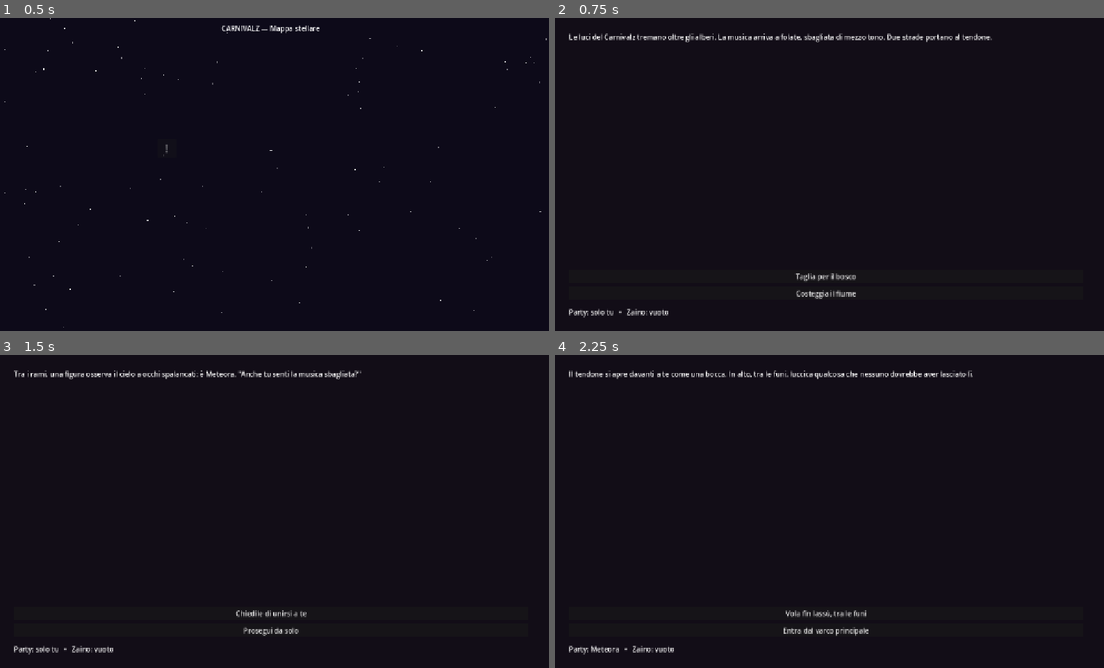
Above: before the commit, frames 1-4 (two rows, left to right).
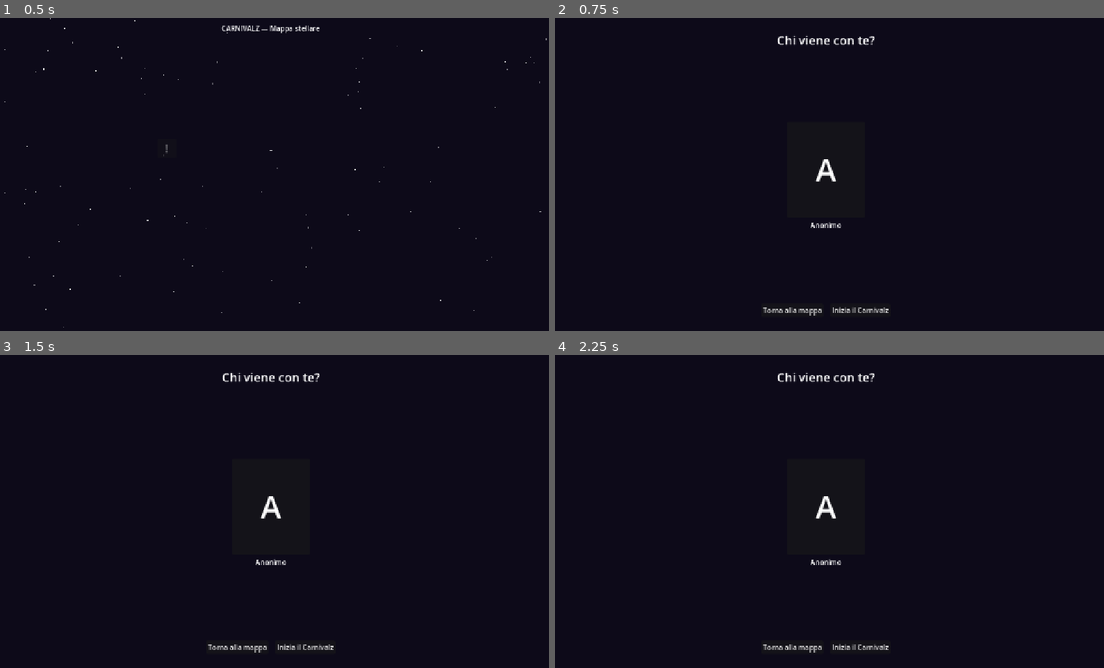
Above: after the commit, the same moments.

Repository: Rio-Chico-Devs/Carnivalz
Game: Godot game, scene res://scenes/Mappa.tscn
Same seed, same stepped clock (60 frames per second), same inputs: the game is played once before the commit and once after it.
Inputs (mouse positions are in pixels of both pictures, inside the frame that each line leads up to):
- Up to frame 1 (0.5 s): no input
- Up to frame 2 (0.75 s): click "!" at 0.5 s
- Up to frame 3 (1.5 s): click (269, 614) at 1.25 s, where only the run before the commit has a clickable "Taglia per il bosco"
- Up to frame 4 (2.25 s): click (824, 614) at 2 s, where only the run before the commit has a clickable "Chiedile di unirsi a te"

Frame 1 is identical in both runs. In frame 2, 2.0% of the frame differs, in the area x 2-80%, y 4-96%; in frame 3, 1.9%; in frame 4, 2.1%, in the area x 2-77%, y 4-96%.

Commit message:
Selezione party adattiva + palco dialoghi con ritratti
- Classe 'anonimo' come protagonista (dichiarata nei dati, non nel codice):
  sempre nel party, mai rimovibile
- scenes/Selezione.tscn: menu del party tra mappa ed eventi; mostra solo
  le classi sbloccate, si riadatta quando i personaggi entrano/escono dai
  disponibili, nessun indizio sul totale delle classi
- scenes/Ritratto.tscn: ritratto riusabile (immagine da art/personaggi/
  o placeholder con iniziale)
- Palco dialoghi in Main: sinistra sempre il protagonista (o alternativo
  via chiave 'sinistra'), destra l'interlocutore ('destra'), modalita'
  'centro' a personaggio singolo che nasconde i lati
- GameState: roster classi_sbloccate persistente tra campagne, registro
  personaggi (classi + NPC da data/personaggi.json), effetto 'lascia'
- data/personaggi.json con l'Imbonitore; chiavi dialogo nella campagna

Co-Authored-By: Claude Fable 5 <noreply@anthropic.com>
Claude-Session: https://claude.ai/code/session_01AE7uzpDH1Lo1PHb29aXJxZ

Diff:
--- a/data/classes.json
+++ b/data/classes.json
@@ -1,22 +1,33 @@
 {
+	"protagonista": "anonimo",
 	"classi": [
+		{
+			"id": "anonimo",
+			"nome": "Anonimo",
+			"hp": 22,
+			"abilita": ["anonimato"],
+			"ritratto": "res://art/personaggi/anonimo.png"
+		},
 		{
 			"id": "insonne",
 			"nome": "Insonne",
 			"hp": 20,
-			"abilita": ["veglia", "sesto_senso"]
+			"abilita": ["veglia", "sesto_senso"],
+			"ritratto": "res://art/personaggi/insonne.png"
 		},
 		{
 			"id": "meteora",
 			"nome": "Meteora",
 			"hp": 16,
-			"abilita": ["volo", "impatto"]
+			"abilita": ["volo", "impatto"],
+			"ritratto": "res://art/personaggi/meteora.png"
 		},
 		{
 			"id": "guastatore",
 			"nome": "Guastatore",
 			"hp": 18,
-			"abilita": ["scasso", "trappole"]
+			"abilita": ["scasso", "trappole"],
+			"ritratto": "res://art/personaggi/guastatore.png"
 		}
 	]
 }
--- a/data/events.json
+++ b/data/events.json
@@ -10,6 +10,7 @@
 		},
 		"bosco": {
 			"testo": "Tra i rami, una figura osserva il cielo a occhi spalancati: è Meteora. \"Anche tu senti la musica sbagliata?\"",
+			"destra": "meteora",
 			"scelte": [
 				{ "testo": "Chiedile di unirsi a te", "vai": "tendone", "recluta": "meteora" },
 				{ "testo": "Prosegui da solo", "vai": "tendone" }
@@ -36,13 +37,15 @@
 			]
 		},
 		"boss": {
-			"testo": "Al centro della pista, l'Imbonitore ti aspetta a braccia aperte. Il Carnivalz trattiene il fiato.",
+			"testo": "Al centro della pista, l'Imbonitore ti aspetta a braccia aperte. \"Benvenuto, Anonimo. Ti aspettavamo.\" Il Carnivalz trattiene il fiato.",
+			"centro": "imbonitore",
 			"scelte": [
 				{ "testo": "Affrontalo", "vai": "vittoria" }
 			]
 		},
 		"vittoria": {
-			"testo": "L'Imbonitore si inchina e si disfa in coriandoli neri. Questo Carnivalz è concluso... per ora.",
+			"testo": "L'Imbonitore si inchina. \"Alla prossima, allora.\" E si disfa in coriandoli neri. Questo Carnivalz è concluso... per ora.",
+			"destra": "imbonitore",
 			"scelte": [
 				{ "testo": "Torna alla mappa stellare", "reset": true }
 			]
--- /dev/null
+++ b/data/personaggi.json
@@ -0,0 +1,9 @@
+{
+	"personaggi": [
+		{
+			"id": "imbonitore",
+			"nome": "L'Imbonitore",
+			"ritratto": "res://art/personaggi/imbonitore.png"
+		}
+	]
+}
--- a/scenes/Main.tscn
+++ b/scenes/Main.tscn
@@ -1,6 +1,7 @@
-[gd_scene load_steps=2 format=3]
+[gd_scene load_steps=3 format=3]
 
 [ext_resource type="Script" path="res://scripts/Main.gd" id="1_main"]
+[ext_resource type="PackedScene" path="res://scenes/Ritratto.tscn" id="2_ritratto"]
 
 [node name="Main" type="Control"]
 layout_mode = 3
@@ -36,6 +37,31 @@
 layout_mode = 2
 theme_override_constants/separation = 16
 
+[node name="Palco" type="HBoxContainer" parent="Margini/Colonna"]
+layout_mode = 2
+
+[node name="SlotSinistra" parent="Margini/Colonna/Palco" instance=ExtResource("2_ritratto")]
+unique_name_in_owner = true
+layout_mode = 2
+
+[node name="SpazioA" type="Control" parent="Margini/Colonna/Palco"]
+layout_mode = 2
+size_flags_horizontal = 3
+
+[node name="SlotCentro" parent="Margini/Colonna/Palco" instance=ExtResource("2_ritratto")]
+unique_name_in_owner = true
+layout_mode = 2
+visible = false
+
+[node name="SpazioB" type="Control" parent="Margini/Colonna/Palco"]
+layout_mode = 2
+size_flags_horizontal = 3
+
+[node name="SlotDestra" parent="Margini/Colonna/Palco" instance=ExtResource("2_ritratto")]
+unique_name_in_owner = true
+layout_mode = 2
+visible = false
+
 [node name="Narratore" type="RichTextLabel" parent="Margini/Colonna"]
 unique_name_in_owner = true
 layout_mode = 2
--- /dev/null
+++ b/scenes/Ritratto.tscn
@@ -0,0 +1,32 @@
+[gd_scene load_steps=2 format=3]
+
+[ext_resource type="Script" path="res://scripts/Ritratto.gd" id="1_ritratto"]
+
+[node name="Ritratto" type="VBoxContainer"]
+script = ExtResource("1_ritratto")
+theme_override_constants/separation = 6
+
+[node name="Cornice" type="PanelContainer" parent="."]
+layout_mode = 2
+custom_minimum_size = Vector2(180, 220)
+mouse_filter = 2
+
+[node name="Immagine" type="TextureRect" parent="Cornice"]
+unique_name_in_owner = true
+layout_mode = 2
+expand_mode = 1
+stretch_mode = 5
+mouse_filter = 2
+
+[node name="Iniziale" type="Label" parent="Cornice"]
+unique_name_in_owner = true
+layout_mode = 2
+horizontal_alignment = 1
+vertical_alignment = 1
+theme_override_font_sizes/font_size = 72
+text = "?"
+
+[node name="Nome" type="Label" parent="."]
+unique_name_in_owner = true
+layout_mode = 2
+horizontal_alignment = 1
--- /dev/null
+++ b/scenes/Selezione.tscn
@@ -0,0 +1,74 @@
+[gd_scene load_steps=2 format=3]
+
+[ext_resource type="Script" path="res://scripts/Selezione.gd" id="1_selezione"]
+
+[node name="Selezione" type="Control"]
+layout_mode = 3
+anchors_preset = 15
+anchor_right = 1.0
+anchor_bottom = 1.0
+grow_horizontal = 2
+grow_vertical = 2
+script = ExtResource("1_selezione")
+
+[node name="Sfondo" type="ColorRect" parent="."]
+layout_mode = 1
+anchors_preset = 15
+anchor_right = 1.0
+anchor_bottom = 1.0
+grow_horizontal = 2
+grow_vertical = 2
+color = Color(0.05, 0.04, 0.1, 1)
+
+[node name="Margini" type="MarginContainer" parent="."]
+layout_mode = 1
+anchors_preset = 15
+anchor_right = 1.0
+anchor_bottom = 1.0
+grow_horizontal = 2
+grow_vertical = 2
+theme_override_constants/margin_left = 48
+theme_override_constants/margin_top = 32
+theme_override_constants/margin_right = 48
+theme_override_constants/margin_bottom = 32
+
+[node name="Colonna" type="VBoxContainer" parent="Margini"]
+layout_mode = 2
+theme_override_constants/separation = 24
+
+[node name="Titolo" type="Label" parent="Margini/Colonna"]
+layout_mode = 2
+horizontal_alignment = 1
+theme_override_font_sizes/font_size = 28
+text = "Chi viene con te?"
+
+[node name="SpazioSopra" type="Control" parent="Margini/Colonna"]
+layout_mode = 2
+size_flags_vertical = 3
+
+[node name="Centro" type="CenterContainer" parent="Margini/Colonna"]
+layout_mode = 2
+
+[node name="Lista" type="HBoxContainer" parent="Margini/Colonna/Centro"]
+unique_name_in_owner = true
+layout_mode = 2
+theme_override_constants/separation = 24
+
+[node name="SpazioSotto" type="Control" parent="Margini/Colonna"]
+layout_mode = 2
+size_flags_vertical = 3
+
+[node name="Bottoni" type="HBoxContainer" parent="Margini/Colonna"]
+layout_mode = 2
+alignment = 1
+theme_override_constants/separation = 16
+
+[node name="BottoneMappa" type="Button" parent="Margini/Colonna/Bottoni"]
+unique_name_in_owner = true
+layout_mode = 2
+text = "Torna alla mappa"
+
+[node name="BottoneInizia" type="Button" parent="Margini/Colonna/Bottoni"]
+unique_name_in_owner = true
+layout_mode = 2
+text = "Inizia il Carnivalz"
--- a/scripts/GameState.gd
+++ b/scripts/GameState.gd
@@ -1,9 +1,10 @@
 extends Node
 
 # Autoload: stato di gioco e regole. Niente contenuti hardcodati:
-# classi, eventi e mappa vivono nei JSON sotto data/.
+# classi, personaggi, eventi e mappa vivono nei JSON sotto data/.
 
 const PERCORSO_CLASSI := "res://data/classes.json"
+const PERCORSO_PERSONAGGI := "res://data/personaggi.json"
 const PERCORSO_MAPPA := "res://data/mappa.json"
 
 # Unica fonte di casualità del gioco: sempre seedata, per determinismo
@@ -12,7 +13,11 @@
 var seed_partita: int = 0
 
 var classi: Dictionary = {}
-var party: Array[String] = []
+var personaggi: Dictionary = {}      # classi + NPC (per ritratti e dialoghi)
+var id_protagonista: String = ""
+
+var classi_sbloccate: Array[String] = []  # roster: persiste tra le campagne
+var party: Array[String] = []             # scelto a inizio campagna
 var inventario: Array[String] = []
 
 var eventi: Dictionary = {}
@@ -22,6 +27,8 @@
 func _ready() -> void:
 	imposta_seed(int(Time.get_unix_time_from_system()))
 	carica_classi()
+	carica_personaggi()
+	nuova_partita()
 
 func imposta_seed(nuovo_seed: int) -> void:
 	seed_partita = nuovo_seed
@@ -40,13 +47,34 @@
 	var dati: Variant = carica_json(PERCORSO_CLASSI)
 	if not dati is Dictionary:
 		return
+	id_protagonista = dati.get("protagonista", "")
 	classi.clear()
 	for classe in dati.get("classi", []):
 		classi[classe["id"]] = classe
 
+func carica_personaggi() -> void:
+	personaggi.clear()
+	for id_classe in classi:
+		personaggi[id_classe] = classi[id_classe]
+	var dati: Variant = carica_json(PERCORSO_PERSONAGGI)
+	if dati is Dictionary:
+		for personaggio in dati.get("personaggi", []):
+			personaggi[personaggio["id"]] = personaggio
+
 func carica_mappa() -> Dictionary:
 	var dati: Variant = carica_json(PERCORSO_MAPPA)
 	return dati if dati is Dictionary else {}
+
+func nuova_partita() -> void:
+	classi_sbloccate.clear()
+	party.clear()
+	inventario.clear()
+	if id_protagonista != "":
+		classi_sbloccate.append(id_protagonista)
+		party.append(id_protagonista)
+	eventi.clear()
+	nodo_corrente = ""
+	carnivalz_corrente = ""
 
 func avvia_carnivalz(id_punto: String, file_eventi: String) -> bool:
 	var dati: Variant = carica_json(file_eventi)
@@ -63,17 +91,31 @@
 			return true
 	return false
 
+func sblocca_classe(id_classe: String) -> void:
+	if classi.has(id_classe) and id_classe not in classi_sbloccate:
+		classi_sbloccate.append(id_classe)
+
 func recluta(id_classe: String) -> void:
+	sblocca_classe(id_classe)
 	if classi.has(id_classe) and id_classe not in party:
 		party.append(id_classe)
+
+func rimuovi_classe(id_classe: String) -> void:
+	# un personaggio esce dai disponibili; il protagonista mai
+	if id_classe == id_protagonista:
+		return
+	party.erase(id_classe)
+	classi_sbloccate.erase(id_classe)
 
 func aggiungi_oggetto(id_oggetto: String) -> void:
 	if id_oggetto not in inventario:
 		inventario.append(id_oggetto)
 
 func reset_campagna() -> void:
+	# fine campagna: roster e zaino restano, il party si scioglie
 	party.clear()
-	inventario.clear()
+	if id_protagonista != "":
+		party.append(id_protagonista)
 	eventi.clear()
 	nodo_corrente = ""
 	carnivalz_corrente = ""
--- a/scripts/Main.gd
+++ b/scripts/Main.gd
@@ -1,12 +1,20 @@
 extends Control
 
 # Motore eventi: mostra il nodo corrente, filtra le scelte per requisiti
-# e applica gli effetti (recluta / oggetto / reset). I contenuti vivono
-# solo nei JSON.
+# e applica gli effetti (recluta / oggetto / lascia / reset). I contenuti
+# vivono solo nei JSON.
+#
+# Palco dialoghi sopra il box: a sinistra sempre il protagonista (o un
+# alternativo indicato dal nodo), a destra l'interlocutore della
+# discussione. Se il nodo indica "centro", parla un solo personaggio al
+# centro e i due spazi laterali spariscono.
 
 const SCENA_MAPPA := "res://scenes/Mappa.tscn"
 const EVENTI_DEBUG := "res://data/events.json"
 
+@onready var slot_sinistra = %SlotSinistra
+@onready var slot_centro = %SlotCentro
+@onready var slot_destra = %SlotDestra
 @onready var narratore: RichTextLabel = %Narratore
 @onready var contenitore_scelte: VBoxContainer = %Scelte
 @onready var stato: Label = %Stato
@@ -24,6 +32,7 @@
 		return
 	GameState.nodo_corrente = id_nodo
 	narratore.text = nodo.get("testo", "")
+	aggiorna_palco(nodo)
 	aggiorna_stato()
 	for figlio in contenitore_scelte.get_children():
 		figlio.queue_free()
@@ -35,11 +44,27 @@
 		bottone.pressed.connect(_su_scelta.bind(scelta))
 		contenitore_scelte.add_child(bottone)
 
+func aggiorna_palco(nodo: Dictionary) -> void:
+	if nodo.has("centro"):
+		slot_sinistra.visible = false
+		slot_destra.visible = false
+		slot_centro.visible = true
+		slot_centro.mostra(nodo["centro"])
+		return
+	slot_centro.visible = false
+	slot_sinistra.visible = true
+	slot_sinistra.mostra(nodo.get("sinistra", GameState.id_protagonista))
+	slot_destra.visible = nodo.has("destra")
+	if nodo.has("destra"):
+		slot_destra.mostra(nodo["destra"])
+
 func _su_scelta(scelta: Dictionary) -> void:
 	if scelta.has("recluta"):
 		GameState.recluta(scelta["recluta"])
 	if scelta.has("oggetto"):
 		GameState.aggiungi_oggetto(scelta["oggetto"])
+	if scelta.has("lascia"):
+		GameState.rimuovi_classe(scelta["lascia"])
 	if scelta.get("reset", false):
 		GameState.reset_campagna()
 		get_tree().change_scene_to_file(SCENA_MAPPA)
--- a/scripts/Mappa.gd
+++ b/scripts/Mappa.gd
@@ -1,9 +1,9 @@
 extends Control
 
 # Mappa stellare: legge data/mappa.json e mostra un "!" dove un Carnivalz
-# sta avendo luogo. Click sul marker -> si entra nel motore eventi.
+# sta avendo luogo. Click sul marker -> selezione del party -> eventi.
 
-const SCENA_EVENTI := "res://scenes/Main.tscn"
+const SCENA_SELEZIONE := "res://scenes/Selezione.tscn"
 # Seed solo cosmetico (stelle placeholder): il caso di gioco sta in GameState.rng
 const SEED_STELLE := 20260721
 
@@ -40,7 +40,7 @@
 	if file_eventi.is_empty():
 		return
 	if GameState.avvia_carnivalz(punto.get("id", ""), file_eventi):
-		get_tree().change_scene_to_file(SCENA_EVENTI)
+		get_tree().change_scene_to_file(SCENA_SELEZIONE)
 
 func _draw() -> void:
 	draw_rect(Rect2(Vector2.ZERO, size), Color(0.05, 0.04, 0.1))
--- /dev/null
+++ b/scripts/Ritratto.gd
@@ -0,0 +1,21 @@
+extends VBoxContainer
+
+# Ritratto riusabile (palco dialoghi e menu selezione): immagine del
+# personaggio da data/, o placeholder con l'iniziale finché manca il disegno.
+
+@onready var immagine: TextureRect = %Immagine
+@onready var iniziale: Label = %Iniziale
+@onready var etichetta_nome: Label = %Nome
+
+func mostra(id_personaggio: String) -> void:
+	var personaggio: Dictionary = GameState.personaggi.get(id_personaggio, {})
+	var nome: String = personaggio.get("nome", id_personaggio)
+	etichetta_nome.text = nome
+	var percorso: String = personaggio.get("ritratto", "")
+	if percorso != "" and ResourceLoader.exists(percorso):
+		immagine.texture = load(percorso)
+		iniziale.visible = false
+	else:
+		immagine.texture = null
+		iniziale.text = nome.left(1).to_upper()
+		iniziale.visible = true
--- /dev/null
+++ b/scripts/Selezione.gd
@@ -0,0 +1,51 @@
+extends Control
+
+# Menu del party: mostra SOLO le classi sbloccate (il totale non si deve
+# intuire) e si riadatta man mano che i personaggi entrano o escono dai
+# disponibili. Il protagonista fa sempre parte del party.
+
+const SCENA_EVENTI := "res://scenes/Main.tscn"
+const SCENA_MAPPA := "res://scenes/Mappa.tscn"
+const SCENA_RITRATTO := preload("res://scenes/Ritratto.tscn")
+
+@onready var lista: HBoxContainer = %Lista
+@onready var bottone_inizia: Button = %BottoneInizia
+@onready var bottone_mappa: Button = %BottoneMappa
+
+var carte: Dictionary = {}
+
+func _ready() -> void:
+	bottone_inizia.pressed.connect(_su_inizia)
+	bottone_mappa.pressed.connect(_su_mappa)
+	for id_classe in GameState.classi_sbloccate:
+		var carta := SCENA_RITRATTO.instantiate()
+		lista.add_child(carta)
+		carta.mostra(id_classe)
+		carta.mouse_filter = Control.MOUSE_FILTER_STOP
+		carta.gui_input.connect(_su_carta.bind(id_classe))
+		carte[id_classe] = carta
+	aggiorna_selezione()
+
+func _su_carta(evento: InputEvent, id_classe: String) -> void:
+	if not (evento is InputEventMouseButton and evento.pressed \
+			and evento.button_index == MOUSE_BUTTON_LEFT):
+		return
+	if id_classe == GameState.id_protagonista:
+		return  # le sue avventure: non si sfila dal party
+	if id_classe in GameState.party:
+		GameState.party.erase(id_classe)
+	else:
+		GameState.party.append(id_classe)
+	aggiorna_selezione()
+
+func aggiorna_selezione() -> void:
+	for id_classe in carte:
+		var nel_party: bool = id_classe in GameState.party
+		carte[id_classe].modulate = Color.WHITE if nel_party else Color(1, 1, 1, 0.4)
+
+func _su_inizia() -> void:
+	get_tree().change_scene_to_file(SCENA_EVENTI)
+
+func _su_mappa() -> void:
+	GameState.reset_campagna()
+	get_tree().change_scene_to_file(SCENA_MAPPA)
Not shown, changed: README.md
Not shown, added: art/personaggi/.gitkeep
